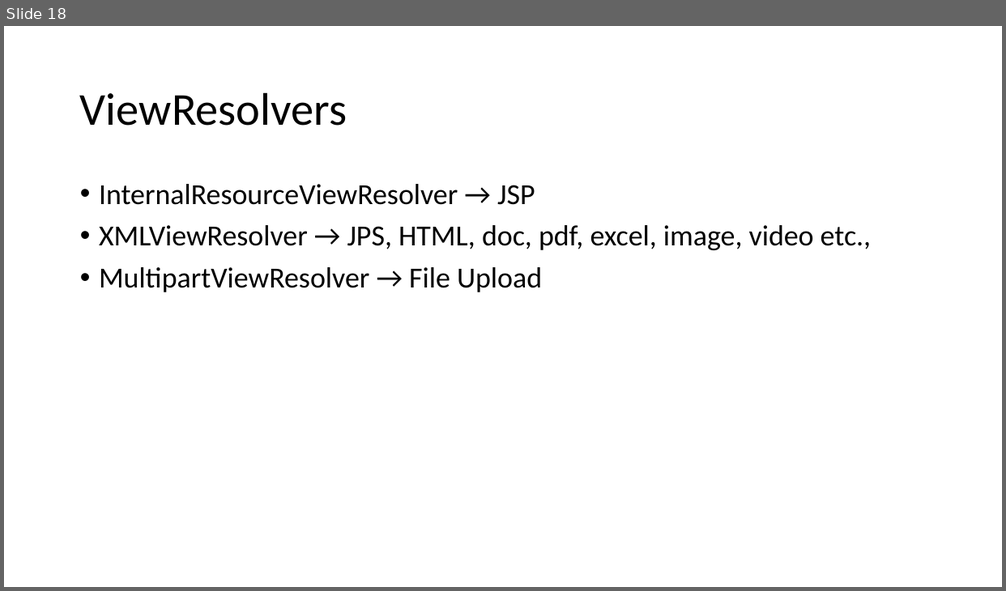
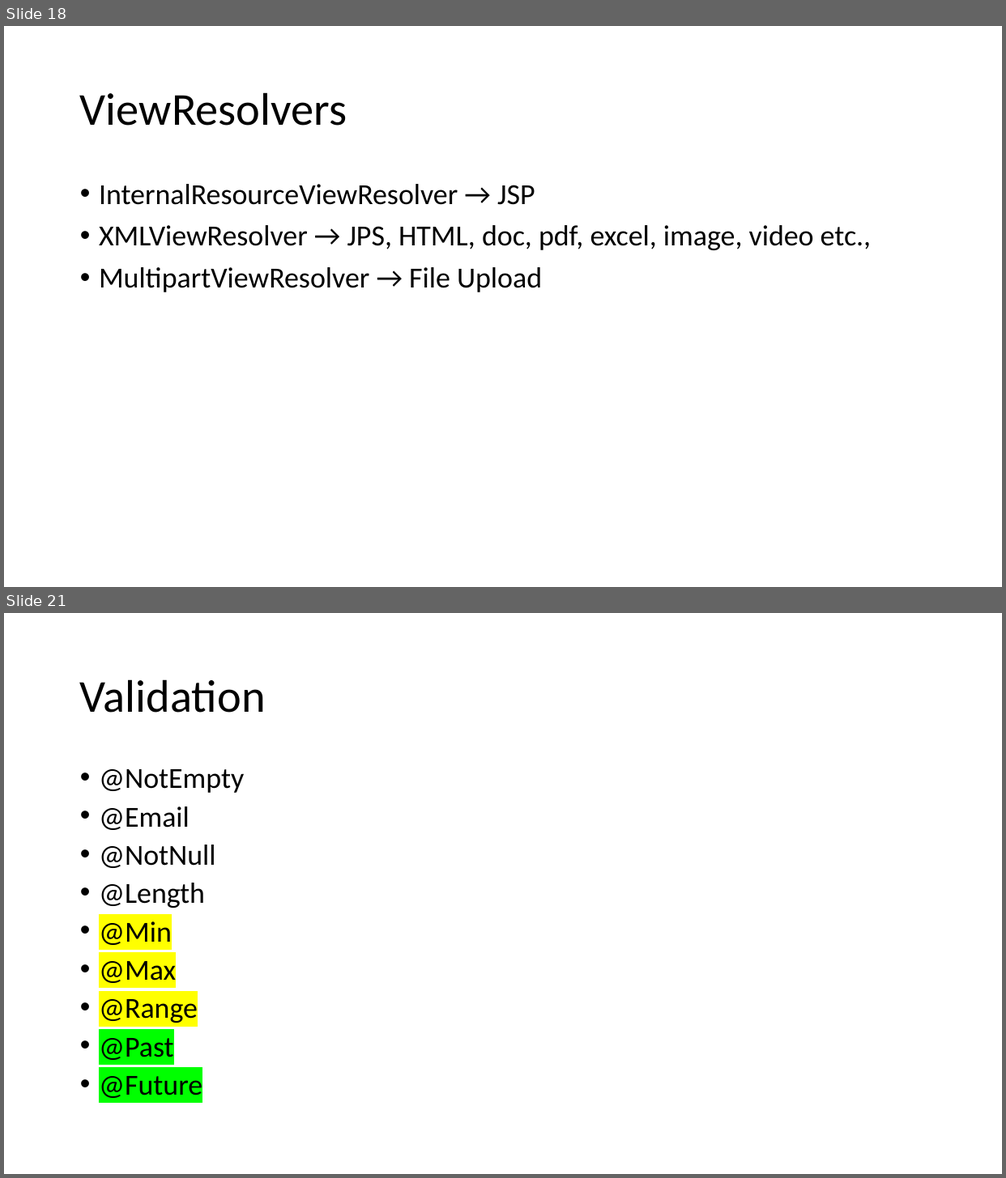
Before and after one commit to sharmilasimhadri/pod_trg, a slide deck: notes.pptx. Shown one above the other, each under a label of ours: slide 18 before the commit, slides 18 and 21 after it; the slides between them are not shown. The pictures are 1006x591 and 1006x1178 pixels, drawn with LibreOffice and Linux fonts; fonts in the diff are those of the drawing. Boxes give left, top, right and bottom in pixels: in the first picture for what was removed or moved away, otherwise in the second. Text is boxed around its words. In the diff, an @@ line names an element or a change of style, - is before the commit and + after.

```diff
--- a/notes.pptx
+++ b/notes.pptx
@@ slide 21 added at [4, 613, 1002, 1174], background #FFFFFF @@
@@ title added at [80, 679, 266, 713], 44 pt, text #000000 @@
+Validation
@@ text added at [99, 769, 244, 1098], 28 pt, text #000000 @@
+• @NotEmpty
+• @Email
+• @NotNull
+• @Length
+• @Min
+• @Max
+• @Range
+• @Past
+• @Future
```
Also in this commit, not shown: 2 slides changed, 13 other slides added, 1 other file.
